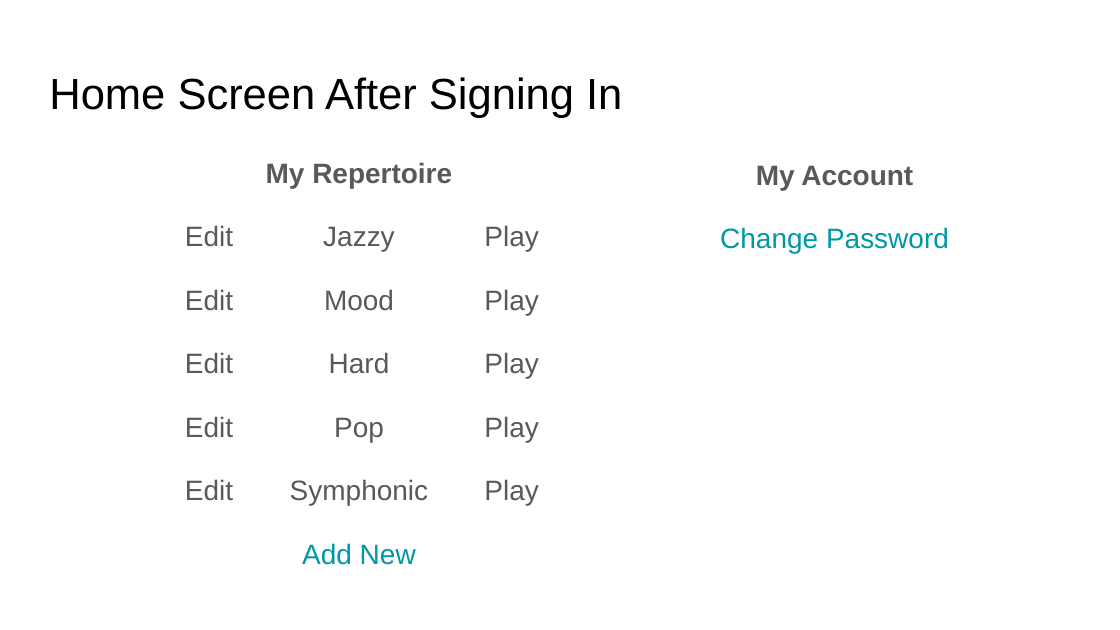
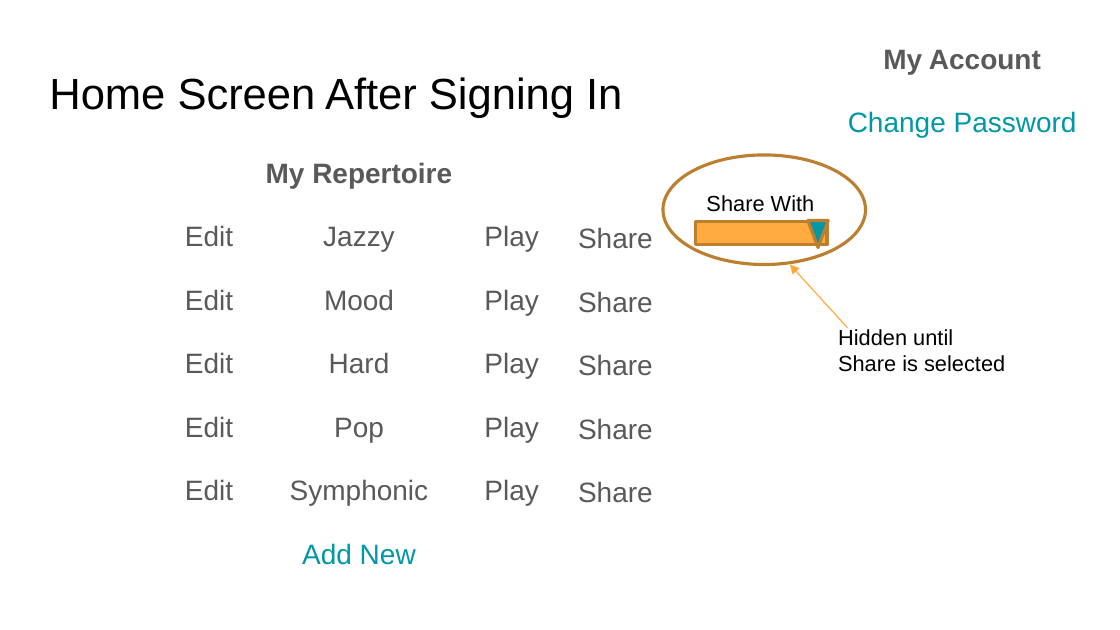
Before and after one commit to pknibbe/repertoire, a slide deck: slide 3 of Project Screens.pptx. Drawn at 1120x630 pixels with LibreOffice and Linux fonts; fonts in the diff are those of the drawing. Boxes give left, top, right and bottom in pixels: in the first picture for what was removed or moved away, otherwise in the second. Text is boxed around its words. In the diff, an @@ line names an element or a change of style, - is before the commit and + after.

```diff
--- a/Project Screens.pptx
+++ b/Project Screens.pptx
@@ text "My Account": place and size @@
-text "My Account" at box(720, 165, 949, 254)
+text "My Account" at box(848, 49, 1077, 137)
@@ ellipse added at box(663, 155, 866, 264), outline #BD7F2F 2 pt @@
@@ text added at box(706, 195, 815, 212), 14 pt, text #000000 @@
+Share With
@@ text added at box(578, 227, 653, 503), 18 pt, text #595959 @@
+Share
+Share
+Share
+Share
+Share
@@ rectangle added at box(696, 222, 827, 244), fill #FFAB40, outline #BD7F2F 2 pt @@
@@ triangle added at box(808, 221, 828, 248), fill #0097A7, outline #BD7F2F 2 pt @@
@@ arrow added from (848, 328) to (790, 264), #FEA83A 0.75 pt @@
@@ text added at box(838, 329, 1005, 372), 14 pt, text #000000 @@
+Hidden until Share is selected
```
Also in this commit, not shown: 1 other slide changed, 56 other files.
